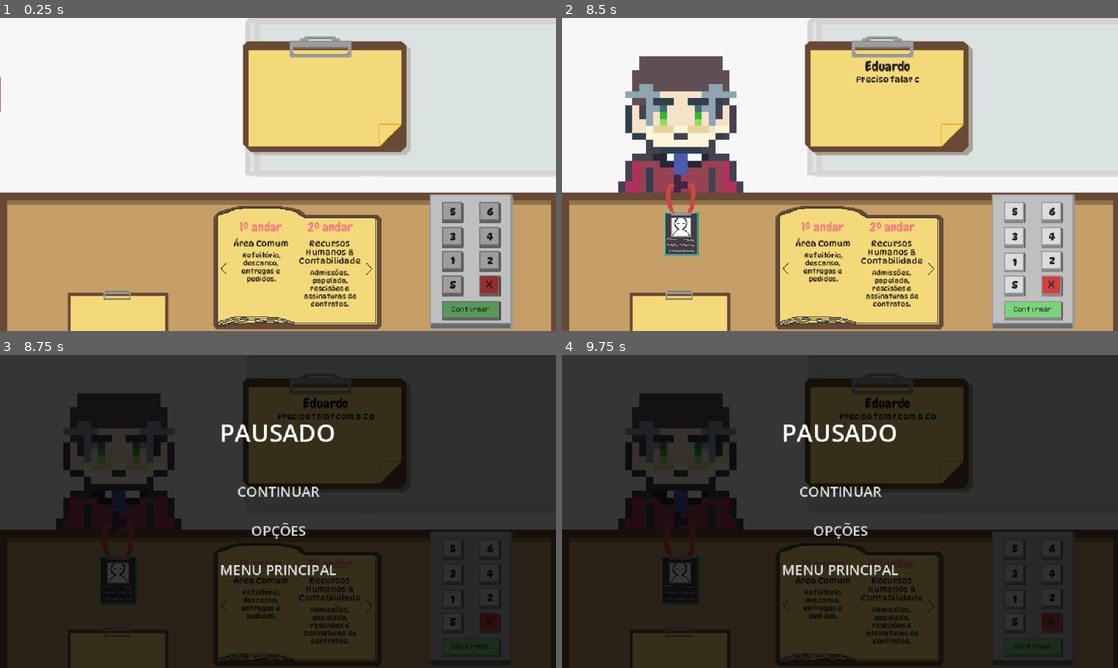
Above: before the commit, frames 1-4 (two rows, left to right).
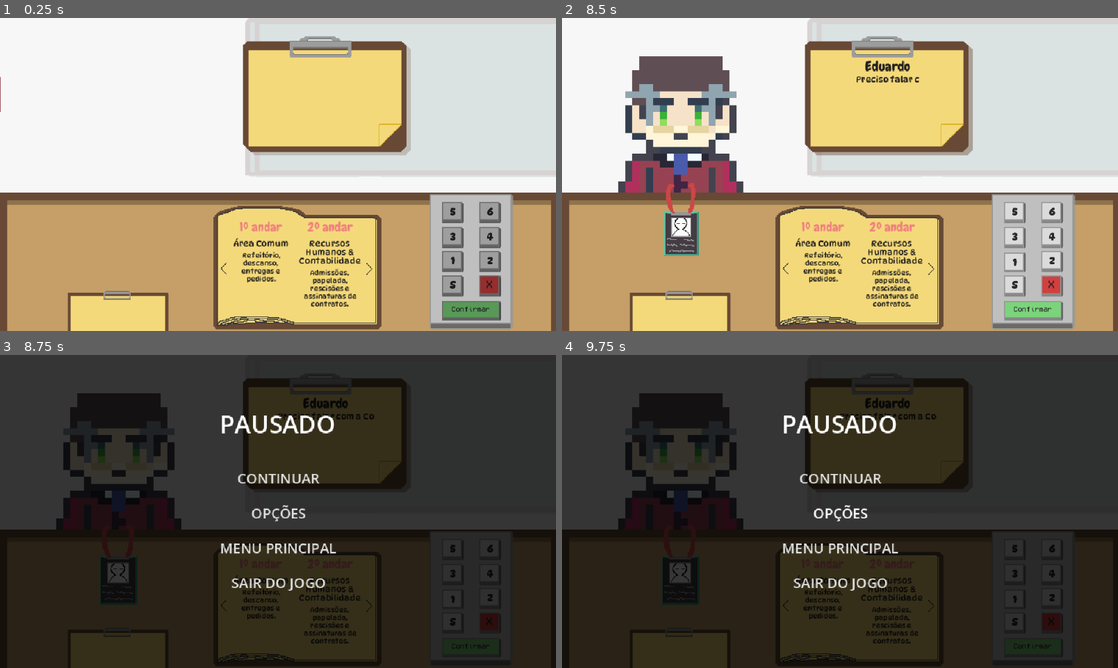
Above: after the commit, the same moments.

Repository: devrodofc/Elevator-Protocol
Game: Godot game, scene res://src/levels/scenes/reception.tscn
Same seed, same stepped clock (60 frames per second), same inputs: the game is played once before the commit and once after it. This scene is started directly instead of the project's main scene.
Inputs (mouse positions are in pixels of both pictures, inside the frame that each line leads up to):
- Up to frame 1 (0.25 s): no input
- Up to frame 2 (8.5 s): click (934, 268) at 0.5 s; click (934, 268) at 1.25 s; click (784, 268) at 2 s; click (784, 268) at 2.75 s; click (934, 268) at 3.5 s; click (784, 268) at 4.25 s; tap Enter (ui_accept) at 5, 5.27, 6.02, 6.5, 7.52, 8.27 s; move the mouse to (1012, 212) at 5.02 s; click (1012, 212) at 5.17 s; move the mouse to (1051, 212) at 5.77 s; click (1051, 212) at 5.92 s; move the mouse to (1012, 237) at 6.52 s; click (1012, 237) at 6.67 s; move the mouse to (1051, 237) at 7.27 s; click (1051, 237) at 7.42 s; move the mouse to (1012, 262) at 8.02 s; click (1012, 262) at 8.17 s
- Up to frame 3 (8.75 s): tap Escape (ui_cancel) at 8.65 s
- Up to frame 4 (9.75 s): move the mouse to (673, 464) at 8.77 s; click (673, 464) at 8.92 s; tap Enter (ui_accept) at 9.02, 9.5 s; move the mouse to (867, 511) at 9.52 s; click (867, 511) at 9.67 s

Frames 1-2 are identical in both runs. In frame 3, 2.7% of the frame differs, in the area x 39-61%, y 19-76%; in frame 4, 2.7%.

Commit message:
adicionado menu de opcaoes do pausado

Diff:
--- /dev/null
+++ b/src/ui/menus/scenes/options_pause.gd
@@ -0,0 +1,84 @@
+extends Control
+
+signal back_requested
+
+@onready var master_slider: HSlider = $MasterVolume
+@onready var music_slider: HSlider = $MusicVolume
+@onready var sfx_slider: HSlider = $SFXVolume
+
+@onready var fullscreen_button: LinkButton = $Fullscreen
+@onready var back_button: LinkButton = $Back
+
+
+func _ready() -> void:
+	master_slider.value_changed.connect(
+		func(value): _set_volume("Master", value)
+	)
+
+	music_slider.value_changed.connect(
+		func(value): _set_volume("Music", value)
+	)
+
+	sfx_slider.value_changed.connect(
+		func(value): _set_volume("SFX", value)
+	)
+
+	fullscreen_button.pressed.connect(_toggle_fullscreen)
+	back_button.pressed.connect(_go_back)
+
+
+	refresh()
+
+
+func refresh() -> void:
+	_load_slider(master_slider, "Master")
+	_load_slider(music_slider, "Music")
+	_load_slider(sfx_slider, "SFX")
+
+
+func _load_slider(slider: HSlider, bus_name: String) -> void:
+	var bus := AudioServer.get_bus_index(bus_name)
+
+	if bus == -1:
+		push_warning("Bus de áudio não encontrado: " + bus_name)
+		return
+
+	var volume := 0.0
+
+	if not AudioServer.is_bus_mute(bus):
+		volume = db_to_linear(
+			AudioServer.get_bus_volume_db(bus)
+		) * 100.0
+
+	slider.set_value_no_signal(clampf(volume, 0.0, 100.0))
+
+
+func _set_volume(bus_name: String, value: float) -> void:
+	var bus := AudioServer.get_bus_index(bus_name)
+
+	if bus == -1:
+		return
+
+	if value <= 0.0:
+		AudioServer.set_bus_mute(bus, true)
+	else:
+		AudioServer.set_bus_mute(bus, false)
+		AudioServer.set_bus_volume_db(
+			bus,
+			linear_to_db(value / 100.0)
+		)
+
+
+func _toggle_fullscreen() -> void:
+	if DisplayServer.window_get_mode() == DisplayServer.WINDOW_MODE_FULLSCREEN:
+		DisplayServer.window_set_mode(
+			DisplayServer.WINDOW_MODE_WINDOWED
+		)
+	else:
+		DisplayServer.window_set_mode(
+			DisplayServer.WINDOW_MODE_FULLSCREEN
+		)
+
+
+func _go_back() -> void:
+	back_requested.emit()
--- /dev/null
+++ b/src/ui/menus/scenes/options_pause.tscn
@@ -0,0 +1,107 @@
+[gd_scene format=3 uid="uid://edt4vecpvqvc"]
+
+[ext_resource type="Script" uid="uid://bm5rjsblsmu7u" path="res://src/ui/menus/scenes/options_pause.gd" id="1_ngfjj"]
+[ext_resource type="FontVariation" uid="uid://dffcisljywyok" path="res://src/levels/assets/fonts/resources/dynapuff_regular.tres" id="3_lbwgp"]
+
+[node name="OptionsPause" type="Control" unique_id=1171505832]
+layout_mode = 3
+anchors_preset = 15
+anchor_right = 1.0
+anchor_bottom = 1.0
+grow_horizontal = 2
+grow_vertical = 2
+script = ExtResource("1_ngfjj")
+
+[node name="Background" type="ColorRect" parent="." unique_id=1509569264]
+layout_mode = 1
+anchors_preset = 15
+anchor_right = 1.0
+anchor_bottom = 1.0
+grow_horizontal = 2
+grow_vertical = 2
+color = Color(0, 0, 0, 0.78431374)
+
+[node name="Title" type="Label" parent="." unique_id=2004073900]
+layout_mode = 0
+offset_left = 170.0
+offset_top = 55.0
+offset_right = 470.0
+offset_bottom = 105.0
+theme_override_font_sizes/font_size = 28
+text = "PAUSADO"
+horizontal_alignment = 1
+vertical_alignment = 1
+
+[node name="Fullscreen" type="LinkButton" parent="." unique_id=80030593]
+layout_mode = 0
+offset_left = 241.0
+offset_top = 110.0
+offset_right = 369.0
+offset_bottom = 144.0
+focus_mode = 2
+theme_override_colors/font_color = Color(0.9098039, 0.89411765, 0.8627451, 1)
+theme_override_colors/font_focus_color = Color(1, 0.81960785, 0.4, 1)
+theme_override_colors/font_pressed_color = Color(1, 1, 1, 1)
+theme_override_colors/font_hover_color = Color(1, 0.81960785, 0.4, 1)
+theme_override_colors/font_hover_pressed_color = Color(1, 0.81960785, 0.4, 1)
+theme_override_fonts/font = ExtResource("3_lbwgp")
+theme_override_font_sizes/font_size = 24
+text = "Fullscreen"
+underline = 2
+
+[node name="MasterText" type="Label" parent="." unique_id=720760481]
+layout_mode = 0
+offset_left = 202.0
+offset_top = 149.0
+offset_right = 310.0
+offset_bottom = 172.0
+theme_override_fonts/font = ExtResource("3_lbwgp")
+text = "Volume Geral"
+
+[node name="MasterVolume" type="HSlider" parent="." unique_id=928112800]
+layout_mode = 0
+offset_left = 316.0
+offset_top = 155.0
+offset_right = 460.0
+offset_bottom = 171.0
+
+[node name="MusicText" type="Label" parent="." unique_id=369835611]
+layout_mode = 0
+offset_left = 200.0
+offset_top = 175.0
+offset_right = 318.0
+offset_bottom = 198.0
+theme_override_fonts/font = ExtResource("3_lbwgp")
+text = "Volume Música"
+
+[node name="MusicVolume" type="HSlider" parent="." unique_id=1904012095]
+layout_mode = 0
+offset_left = 329.0
+offset_top = 180.0
+offset_right = 459.0
+offset_bottom = 196.0
+
+[node name="SFXText" type="Label" parent="." unique_id=1263696176]
+layout_mode = 0
+offset_left = 198.0
+offset_top = 195.0
+offset_right = 326.0
+offset_bottom = 218.0
+theme_override_fonts/font = ExtResource("3_lbwgp")
+text = "Efeitos sonoros"
+
+[node name="SFXVolume" type="HSlider" parent="." unique_id=1879119154]
+layout_mode = 0
+offset_left = 327.0
+offset_top = 200.0
+offset_right = 460.0
+offset_bottom = 216.0
+
+[node name="Back" type="LinkButton" parent="." unique_id=1357704994]
+layout_mode = 0
+offset_left = 266.0
+offset_top = 250.0
+offset_right = 328.0
+offset_bottom = 273.0
+text = "VOLTAR"
+underline = 2
--- a/src/ui/menus/scenes/pause.gd
+++ b/src/ui/menus/scenes/pause.gd
@@ -1,43 +1,79 @@
 extends CanvasLayer
 
+const MAIN_MENU_PATH := "res://src/ui/menus/scenes/menu.tscn"
+
 @onready var overlay: Control = $Overlay
-@onready var continue_button: LinkButton = $Overlay/Continue
-@onready var options_button: LinkButton = $Overlay/Options
-@onready var main_menu_button: LinkButton = $Overlay/MainMenu
+@onready var options_pause: Control = $OptionsPause
+
+@onready var continue_button: BaseButton = $Overlay/Continue
+@onready var options_button: BaseButton = $Overlay/Options
+@onready var main_menu_button: BaseButton = $Overlay/MainMenu
+@onready var quit_button: BaseButton = $Overlay/Quit
+
 
 func _ready() -> void:
 	process_mode = Node.PROCESS_MODE_ALWAYS
 
 	overlay.hide()
+	options_pause.hide()
+	options_pause.back_requested.connect(close_options)
 
 	continue_button.pressed.connect(resume_game)
 	options_button.pressed.connect(open_options)
 	main_menu_button.pressed.connect(go_to_main_menu)
+	quit_button.pressed.connect(quit_game)
+
 
 func _unhandled_key_input(event: InputEvent) -> void:
 	if event is InputEventKey:
 		if event.pressed and not event.echo:
 			if event.keycode == KEY_ESCAPE:
-				if get_tree().paused:
+				if options_pause.visible:
+					close_options()
+				elif overlay.visible:
 					resume_game()
 				else:
 					pause_game()
 
 				get_viewport().set_input_as_handled()
 
+
 func pause_game() -> void:
 	overlay.show()
 	get_tree().paused = true
+
 
 func resume_game() -> void:
 	overlay.hide()
 	get_tree().paused = false
 
-func go_to_main_menu() -> void:
-	get_tree().paused = false
-	get_tree().change_scene_to_file(
-		"res://src/ui/menus/scenes/menu.tscn"
-	)
 
 func open_options() -> void:
-	pass
+	overlay.hide()
+	options_pause.refresh()
+	options_pause.show()
+	get_tree().paused = true
+
+
+func close_options() -> void:
+	options_pause.hide()
+	overlay.show()
+	get_tree().paused = true
+
+
+func go_to_main_menu() -> void:
+	_hide_global_dialogue()
+	get_tree().paused = false
+	get_tree().change_scene_to_file(MAIN_MENU_PATH)
+
+
+func quit_game() -> void:
+	get_tree().paused = false
+	get_tree().quit()
+
+
+func _hide_global_dialogue() -> void:
+	var dialogue = get_node_or_null("/root/Dialogue")
+
+	if dialogue is CanvasLayer or dialogue is CanvasItem:
+		dialogue.visible = false
--- a/src/ui/menus/scenes/pause.tscn
+++ b/src/ui/menus/scenes/pause.tscn
@@ -1,6 +1,7 @@
 [gd_scene format=3 uid="uid://btagpc2oh1ho6"]
 
 [ext_resource type="Script" uid="uid://de8j7peduudhd" path="res://src/ui/menus/scenes/pause.gd" id="1_r8232"]
+[ext_resource type="PackedScene" path="res://src/ui/menus/scenes/options_pause.tscn" id="2_options"]
 
 [node name="Pause" type="CanvasLayer" unique_id=1030095812]
 process_mode = 3
@@ -27,9 +28,9 @@
 [node name="Title" type="Label" parent="Overlay" unique_id=175373196]
 layout_mode = 0
 offset_left = 170.0
-offset_top = 65.0
+offset_top = 55.0
 offset_right = 470.0
-offset_bottom = 115.0
+offset_bottom = 105.0
 theme_override_font_sizes/font_size = 28
 text = "PAUSADO"
 horizontal_alignment = 1
@@ -38,26 +39,38 @@
 [node name="Continue" type="LinkButton" parent="Overlay" unique_id=504400095]
 layout_mode = 0
 offset_left = 273.0
-offset_top = 145.0
+offset_top = 130.0
 offset_right = 368.0
-offset_bottom = 168.0
+offset_bottom = 153.0
 text = "CONTINUAR"
 underline = 2
 
 [node name="Options" type="LinkButton" parent="Overlay" unique_id=331188739]
 layout_mode = 0
 offset_left = 289.0
-offset_top = 190.0
+offset_top = 170.0
 offset_right = 352.0
-offset_bottom = 213.0
+offset_bottom = 193.0
 text = "OPÇÕES"
 underline = 2
 
 [node name="MainMenu" type="LinkButton" parent="Overlay" unique_id=1555506315]
 layout_mode = 0
 offset_left = 253.0
-offset_top = 235.0
+offset_top = 210.0
 offset_right = 387.0
-offset_bottom = 258.0
+offset_bottom = 233.0
 text = "MENU PRINCIPAL"
 underline = 2
+
+[node name="Quit" type="LinkButton" parent="Overlay" unique_id=697528288]
+layout_mode = 0
+offset_left = 266.0
+offset_top = 250.0
+offset_right = 375.0
+offset_bottom = 273.0
+text = "SAIR DO JOGO"
+underline = 2
+
+[node name="OptionsPause" parent="." instance=ExtResource("2_options")]
+visible = false
Not shown, added: src/ui/menus/scenes/options_pause.gd.uid
